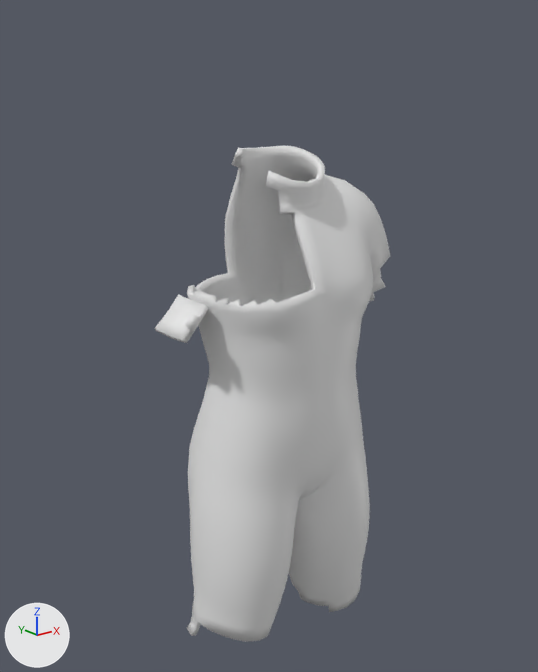
An edit to the FBX model unity/Assets/Art/Chars/Garments/flee_vagrant.fbx, drawn before and after from the same camera.
Before and after are seen from a camera (50 mm lens) standing at (-0.831, -1.035, 1.373) and looking at (-0.003, 0.001, 0.959). Arrows for +X, +Y and +Z are at lower left; the lights stay in place. The picture after the commit comes second.

Script lines for the objects in view, before the commit:
```python
me_garment_flee_vagrant = bpy.data.meshes.new('garment_flee_vagrant')
me_garment_flee_vagrant.from_pydata(...)  # 2729 vertices, 2726 faces; spans x -0.238..0.254, y -0.16..0.112, z 0.354..1.3
me_garment_flee_vagrant.materials.append(mat_cloth)  # white #e7e7e7
ob_garment_flee_vagrant = bpy.data.objects.new('garment_flee_vagrant', me_garment_flee_vagrant)
ob_garment_flee_vagrant.location = (0.0, 0.0, 0.0)
```
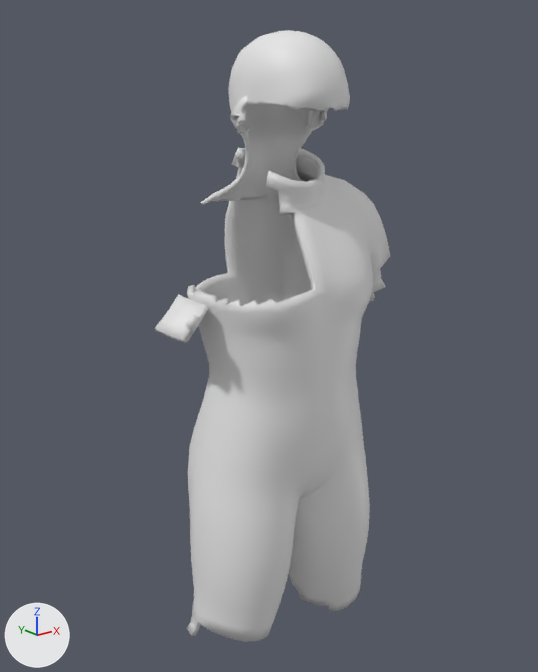
What the commit changed:
Material 'hair' (mat_hair) is new.
Its base color is (0.8, 0.8, 0.8) (white #e7e7e7).
me_garment_flee_vagrant is used by ob_garment_flee_vagrant; location (0.0, 0.0, 0.0).
me_garment_flee_vagrant had 2729 vertices, 2726 faces and spanned x -0.238..0.254, y -0.16..0.112, z 0.354..1.3.
me_garment_flee_vagrant now has 5593 vertices, 5596 faces and spans x -0.238..0.254, y -0.16..0.112, z 0.354..1.484.
me_garment_flee_vagrant part 1: a new loose piece of 2344 vertices spanning x -0.135..0.135, y -0.152..0.064, z 1.206..1.484, in mat_hair (white #e7e7e7).
Other edits to the shape of me_garment_flee_vagrant do not show in these pictures.
me_garment_flee_vagrant gains material mat_hair (white #e7e7e7).

What differs and where, as boxes [x1, y1, x2, y2] in the pictures (538 x 672 px):
'garment_flee_vagrant', reshaped (23% taller): before [154, 146, 390, 642]; after [154, 30, 390, 642]
part 1 of me_garment_flee_vagrant, added: after [201, 30, 350, 205]
